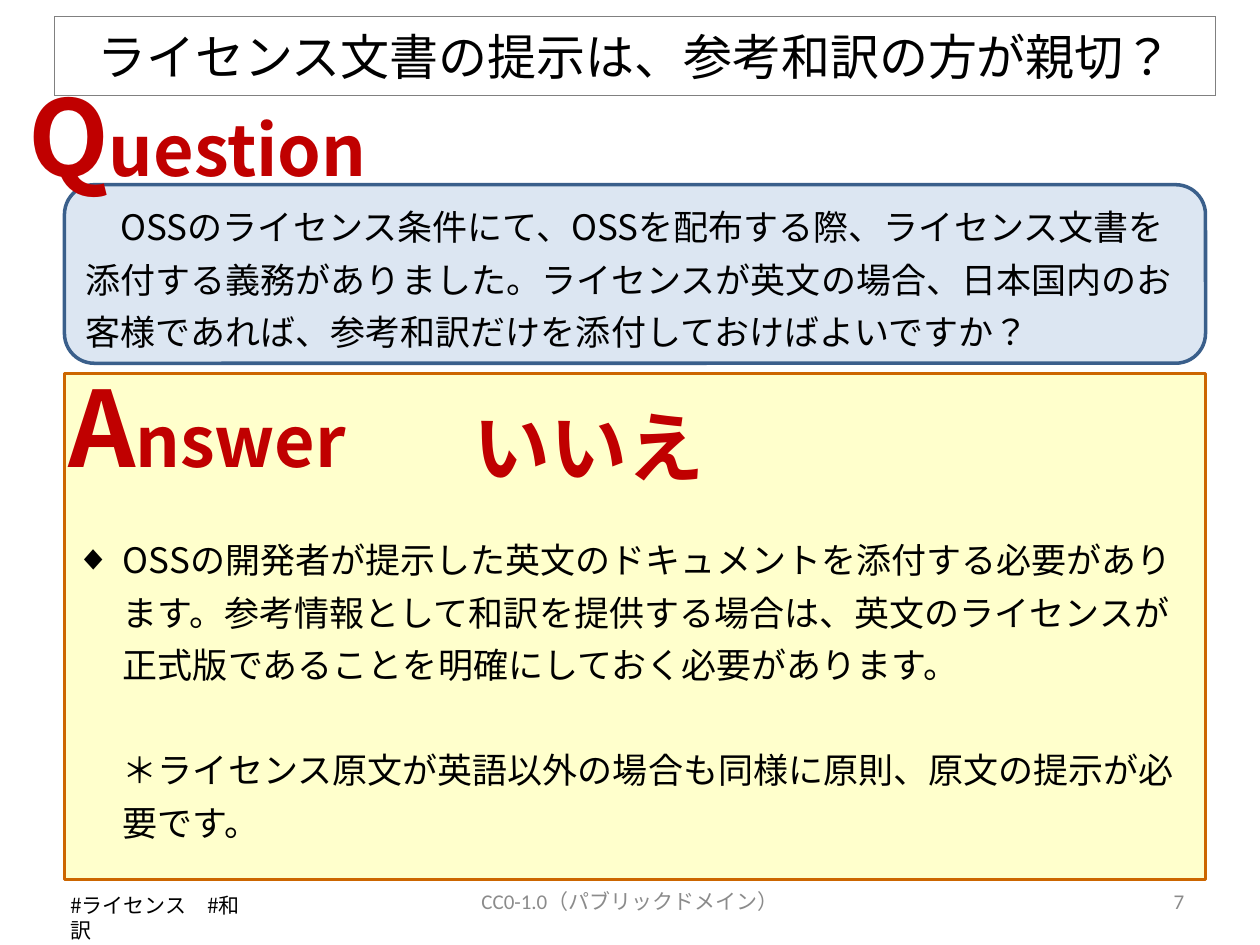
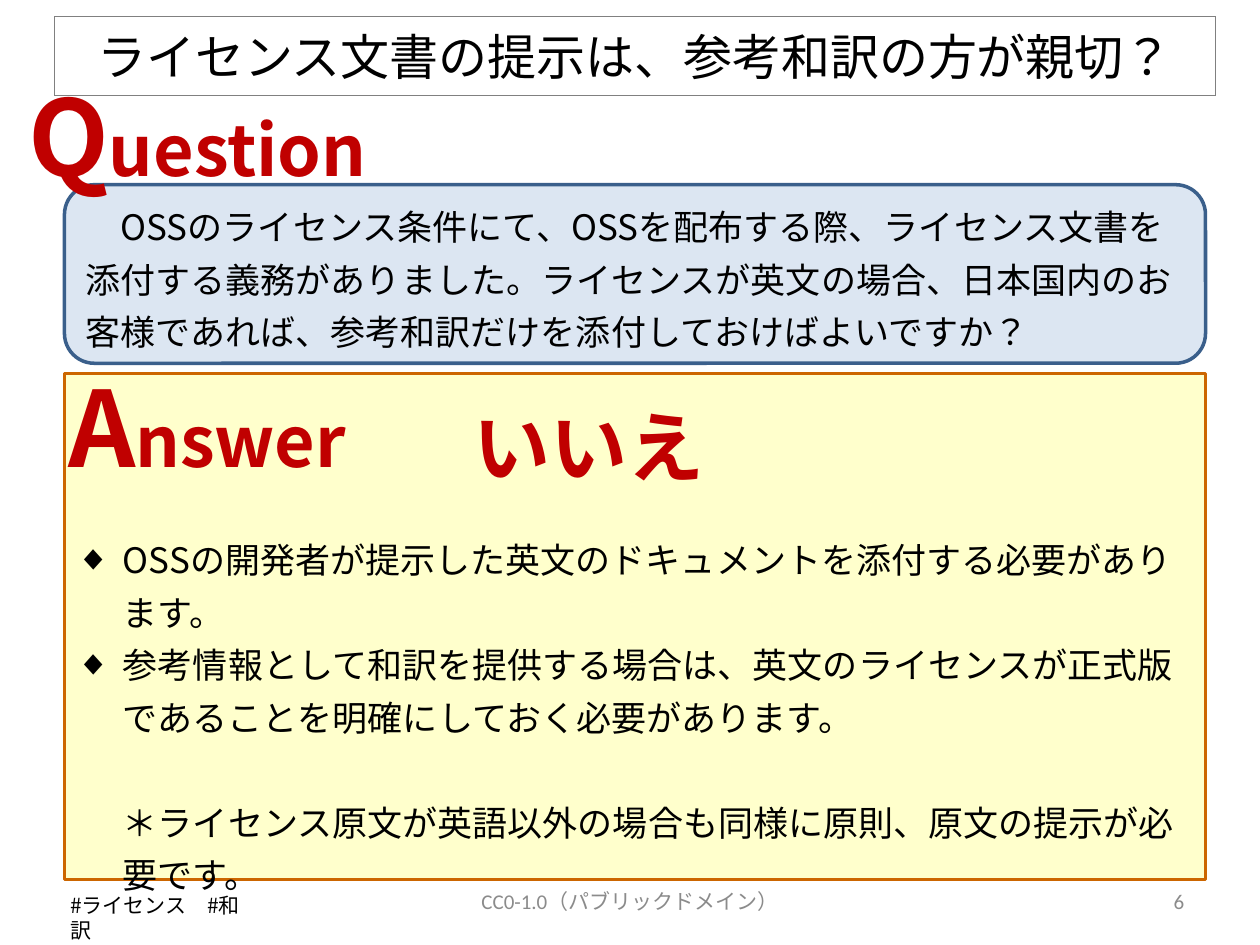
Before and after one commit to OpenChain-Project/OpenChain-JWG, a slide deck: slide 7 of Education_Material/FAQ/OSSライセンス関連でよくある誤解_CC0.pptx. Drawn at 1260x945 pixels with LibreOffice and Linux fonts; fonts in the diff are those of the drawing. Boxes give left, top, right and bottom in pixels: in the first picture for what was removed or moved away, otherwise in the second. Text is boxed around its words. In the diff, an @@ line names an element or a change of style, - is before the commit and + after.

Commit message:
FAQファイルを更新しました。

```diff
--- a/Education_Material/FAQ/OSSライセンス関連でよくある誤解_CC0.pptx
+++ b/Education_Material/FAQ/OSSライセンス関連でよくある誤解_CC0.pptx
@@ text at [123, 598, 1174, 898]: text changed @@
-◆ OSSの開発者が提示した英文のドキュメントを添付する必要があります。参考情報として和訳を提供する場合は、英文のライセンスが正式版であることを明確にしておく必要があります。
-  ＊ライセンス原文が英語以外の場合も同様に原則、原文の提示が必要です。
+◆ OSSの開発者が提示した英文のドキュメントを添付する必要があります。
+◆ 参考情報として和訳を提供する場合は、英文のライセンスが正式版であることを明確にしておく必要があります。
+  ＊ライセンス原文が英語以外の場合も同様に原則、原文の提示が必要です。
@@ page number at [1174, 895, 1185, 909]: text changed @@
-7
+6
```
Also in this commit, not shown: 14 other slides changed, 12 slides added, 20 slides removed, 1 other file.
